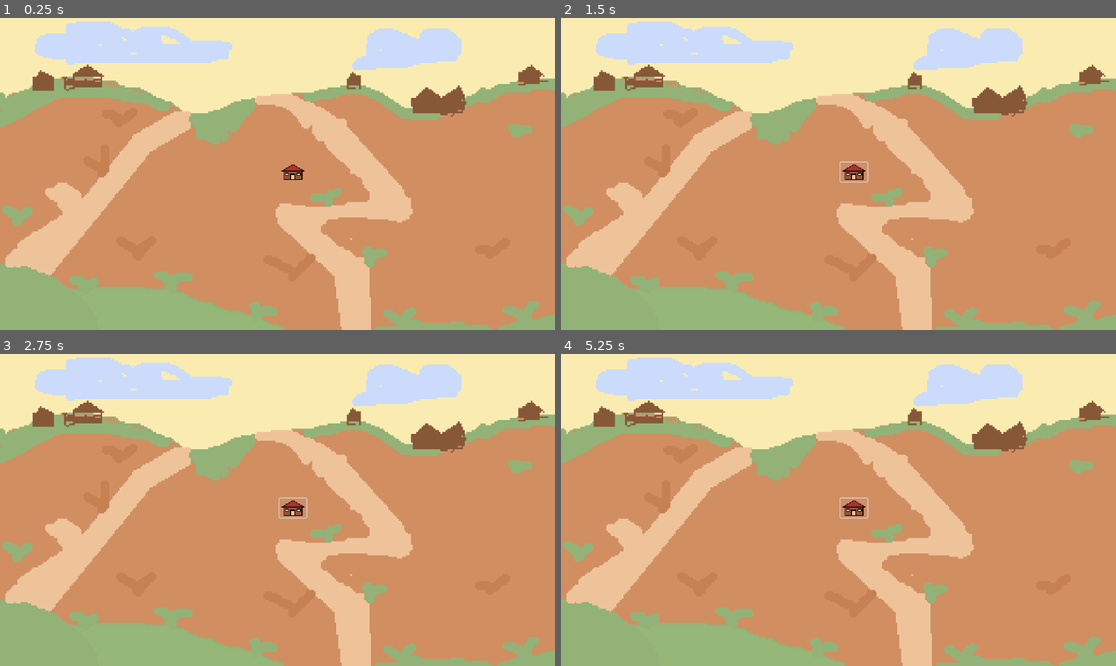
Above: before the commit, frames 1-4 (two rows, left to right).
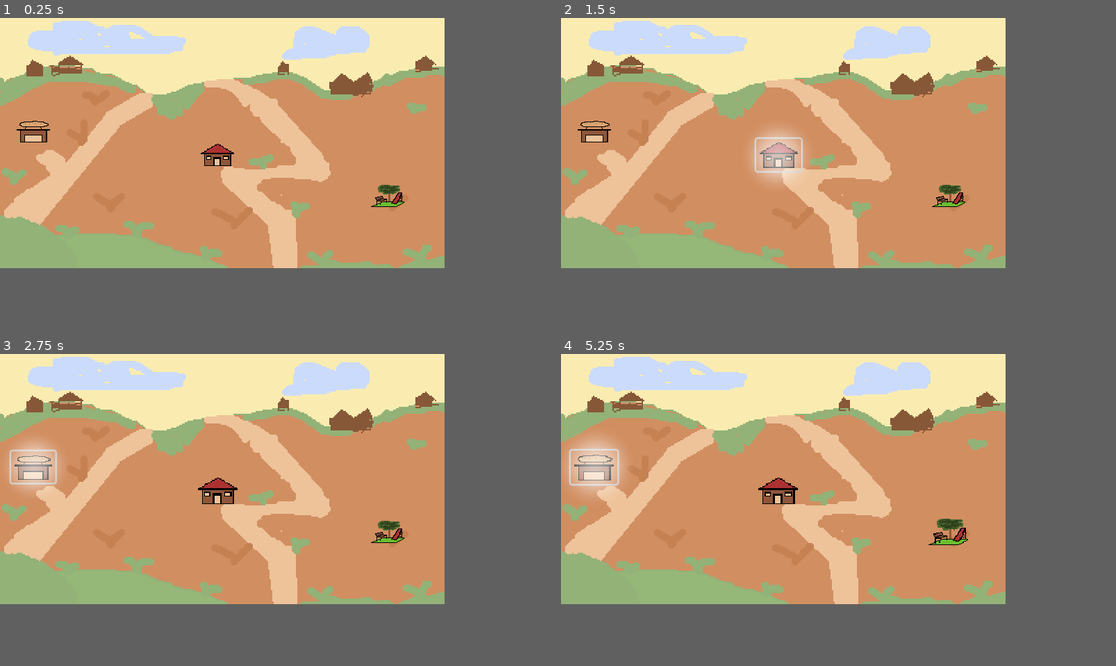
Above: after the commit, the same moments.

Repository: Barrantess/SimplePlace
Game: Godot game, scene res://main.tscn
Two runs of this game, one before a commit and one after it. Both use one fixed random seed, a clock stepped at 60 frames per second and the inputs below.
Inputs (mouse positions are in pixels of both pictures, inside the frame that each line leads up to):
- Up to frame 1 (0.25 s): no input
- Up to frame 2 (1.5 s): click (855, 170) at 0.52 s; click (832, 189) at 1.27 s
- Up to frame 3 (2.75 s): click (44, 494) at 2.02 s
- Up to frame 4 (5.25 s): click (1043, 575) at 2.77 s; click (855, 506) at 3.52 s; click (832, 525) at 4.27 s; click (605, 494) at 5.02 s
The window is 799x449 before the commit and 640x360 after it. Grey fills any space a smaller window leaves; there, only what the larger window draws over its background counts as a difference.

The runs differ from the first frame. In frame 1, 46% of the frame differs, in the area x 0-100%, y 0-100%; in frame 2, 46%; in frame 3, 47%; in frame 4, 47%.

Commit message:
Hover over main menu buttons

Diff:
--- a/main.tscn
+++ b/main.tscn
@@ -1,27 +1,73 @@
-[gd_scene load_steps=3 format=3 uid="uid://dtmco7oreo0wm"]
+[gd_scene load_steps=8 format=3 uid="uid://dtmco7oreo0wm"]
 
 [ext_resource type="Texture2D" uid="uid://c10mapl8j3uev" path="res://assets/Background.png" id="1_0xm2m"]
+[ext_resource type="Script" uid="uid://ov5dhpm8wevp" path="res://scripts/menu.gd" id="1_7mycd"]
 [ext_resource type="Texture2D" uid="uid://d0r111a7k5gf7" path="res://assets/OldmanHouse.png" id="2_h2yge"]
+[ext_resource type="Texture2D" uid="uid://bj6bhk78pxdi0" path="res://assets/Bakery.png" id="3_1bvp3"]
+[ext_resource type="Script" uid="uid://ble60qqt2wfyo" path="res://scripts/house.gd" id="4_272bh"]
+[ext_resource type="Texture2D" uid="uid://cjxmoeqiokcqo" path="res://assets/Park.png" id="4_lquwl"]
+[ext_resource type="Texture2D" uid="uid://8jbjn27ukxlq" path="res://assets/glow.png" id="7_272bh"]
 
 [node name="Main" type="Node2D"]
 
 [node name="Menu" type="Panel" parent="."]
-offset_right = 1152.0
-offset_bottom = 648.0
+offset_right = 320.0
+offset_bottom = 180.0
+script = ExtResource("1_7mycd")
+tween_intensity = 1.2
+tween_duration = 1.3
 
 [node name="TextureRect" type="TextureRect" parent="Menu"]
 texture_filter = 1
 layout_mode = 0
-offset_right = 1152.0
-offset_bottom = 648.0
+offset_right = 640.0
+offset_bottom = 360.0
 texture = ExtResource("1_0xm2m")
 
-[node name="Button" type="Button" parent="Menu"]
+[node name="House" type="Button" parent="Menu"]
 texture_filter = 1
 layout_mode = 0
-offset_left = 580.0
-offset_top = 300.0
-offset_right = 636.0
-offset_bottom = 340.0
+offset_left = 285.0
+offset_top = 177.0
+offset_right = 341.0
+offset_bottom = 217.0
 icon = ExtResource("2_h2yge")
 flat = true
+script = ExtResource("4_272bh")
+
+[node name="Bakery" type="Button" parent="Menu"]
+texture_filter = 1
+layout_mode = 0
+offset_left = 20.0
+offset_top = 143.0
+offset_right = 76.0
+offset_bottom = 183.0
+icon = ExtResource("3_1bvp3")
+flat = true
+
+[node name="Park" type="Button" parent="Menu"]
+texture_filter = 1
+layout_mode = 0
+offset_left = 530.0
+offset_top = 236.0
+offset_right = 586.0
+offset_bottom = 276.0
+icon = ExtResource("4_lquwl")
+flat = true
+
+[node name="GlowHouse" type="Sprite2D" parent="Menu"]
+visible = false
+position = Vector2(313, 201)
+scale = Vector2(0.88, 0.88)
+texture = ExtResource("7_272bh")
+
+[node name="GlowBakery" type="Sprite2D" parent="Menu"]
+visible = false
+position = Vector2(50, 164.00003)
+scale = Vector2(0.7744, 0.7744)
+texture = ExtResource("7_272bh")
+
+[node name="GlowPark" type="Sprite2D" parent="Menu"]
+position = Vector2(561, 262)
+scale = Vector2(0.681472, 0.681472)
+texture = ExtResource("7_272bh")
--- a/project.godot
+++ b/project.godot
@@ -15,6 +15,11 @@
 config/features=PackedStringArray("4.5", "GL Compatibility")
 config/icon="res://icon.svg"
 
+[display]
+
+window/size/viewport_width=640
+window/size/viewport_height=360
+
 [rendering]
 
 renderer/rendering_method="gl_compatibility"
--- /dev/null
+++ b/scripts/house.gd
@@ -0,0 +1,11 @@
+extends Button
+
+
+# Called when the node enters the scene tree for the first time.
+func _ready() -> void:
+	pass # Replace with function body.
+
+
+# Called every frame. 'delta' is the elapsed time since the previous frame.
+func _process(delta: float) -> void:
+	pass
--- /dev/null
+++ b/scripts/menu.gd
@@ -0,0 +1,47 @@
+extends Panel
+
+@export var tween_intensity: float
+@export var tween_duration: float
+
+@onready var house: Button = $House
+@onready var bakery: Button = $Bakery
+@onready var park: Button = $Park
+@onready var glow_house: Sprite2D = $GlowHouse
+@onready var glow_bakery: Sprite2D = $GlowBakery
+@onready var glow_park: Sprite2D = $GlowPark
+
+# Called when the node enters the scene tree for the first time.
+func _ready() -> void:
+	pass # Replace with function body.
+
+
+# Called every frame. 'delta' is the elapsed time since the previous frame.
+func _process(delta: float) -> void:
+	glow_house.visible = false
+	glow_bakery.visible = false
+	glow_park.visible = false
+
+	if house.is_hovered():
+		buttonHovered(house, glow_house)
+	if bakery.is_hovered():
+		buttonHovered(bakery, glow_bakery)
+	if park.is_hovered():
+		buttonHovered(park, glow_park)
+
+
+func startTween(object: Object, property: String, final_val: Variant, duration: float):
+	var tween = create_tween()
+	tween.tween_property(object, property, final_val, duration)
+
+func buttonHovered(button: Button, sprite2d: Sprite2D):
+	button.pivot_offset = button.size / 2
+	sprite2d.visible = false
+	if button.is_hovered():
+		sprite2d.visible = true
+		startTween(button, "scale", Vector2.ONE * tween_intensity, tween_duration)
+		startTween(sprite2d, "scale", Vector2.ONE * tween_intensity, tween_duration)
+
+	else:
+		sprite2d.visible = false
+		startTween(button, "scale", Vector2.ONE, tween_duration)
+		startTween(sprite2d, "scale", Vector2.ONE * tween_intensity, tween_duration)
Binary file added: assets/glow.png
Not shown, added: assets/glow.png.import
Not shown, added: scripts/house.gd.uid
Not shown, added: scripts/menu.gd.uid
Not shown, added: assets/glow.png~
